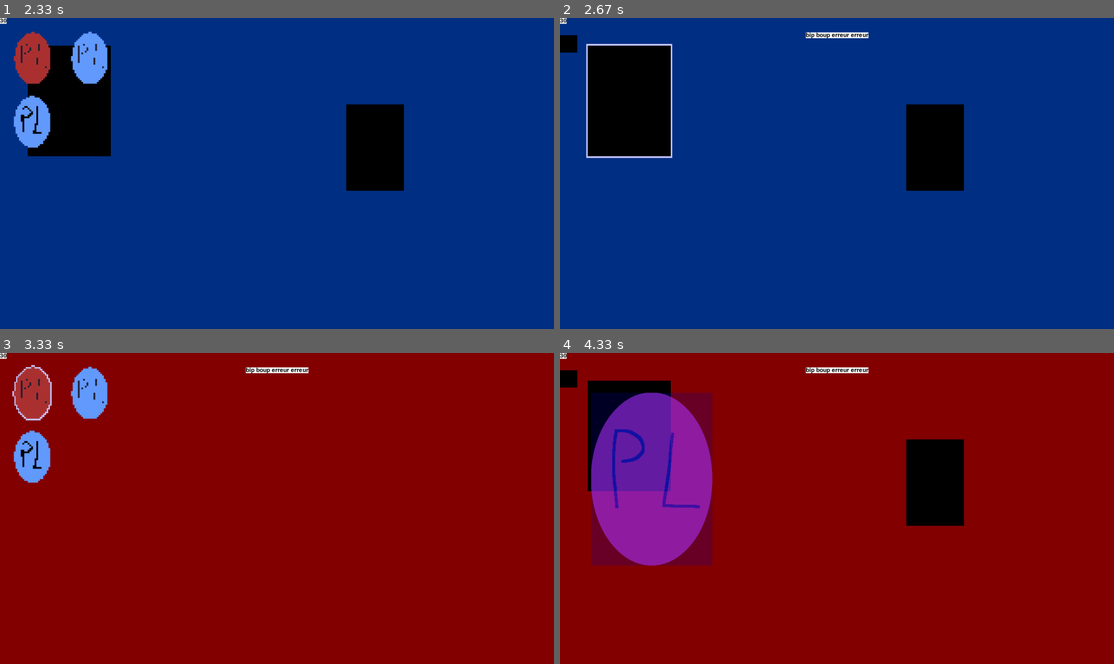
Above: before the commit, frames 1-4 (two rows, left to right).
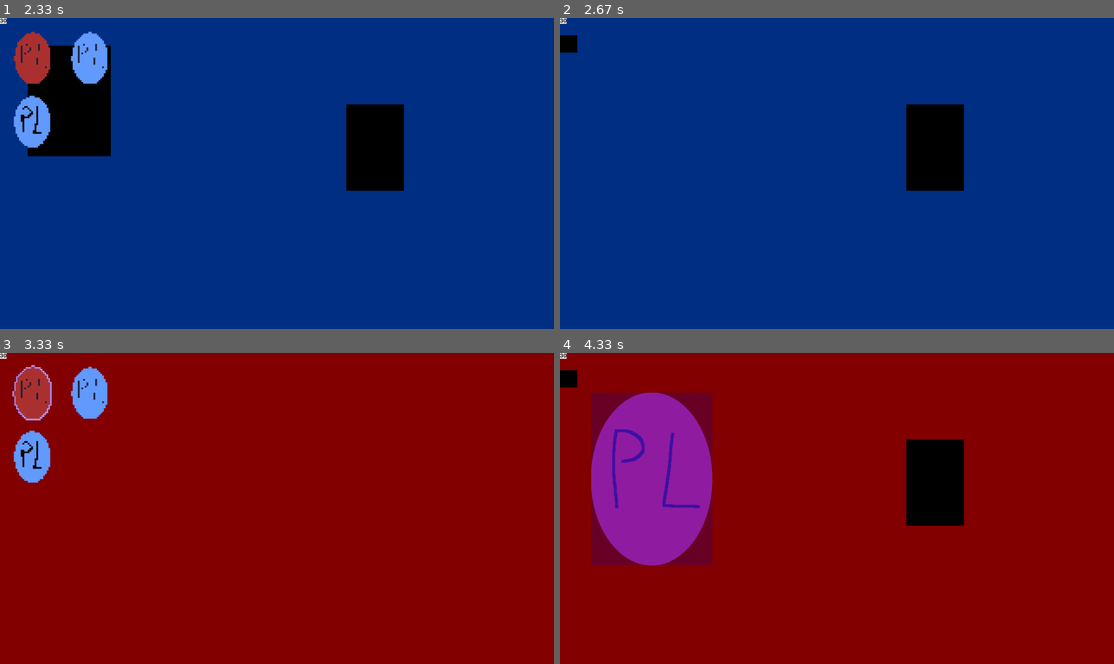
Above: after the commit, the same moments.

Repository: PouchyCorp/TrophNSI
Game: pygame game, started from sources/main.py
The game is run twice, just before and just after one commit, with the same random seed, the same clock (stepped at 60 frames per second) and the same inputs.
Inputs (mouse positions are in pixels of both pictures, inside the frame that each line leads up to):
- Up to frame 1 (2.33 s): click (349, 192) at 0.38 s; hold Backspace 0.67-1.13 s; hold Up 0.67-1.13 s; tap Space at 0.73, 1.03, 2.07 s; click (282, 195) at 1.22 s; hold Down from 2 s (still down)
- Up to frame 2 (2.67 s): tap Space at 2.37 s; release Down at 2.47 s; click (626, 101) at 2.55 s
- Up to frame 3 (3.33 s): hold Up 2.83-3.2 s; tap Space at 2.9 s; click (33, 393) at 3.28 s
- Up to frame 4 (4.33 s): hold Down 3.57-3.93 s; tap Space at 3.63, 4.03 s; hold Up 3.97-4.27 s; hold Down from 4.3 s (still down)

Frame 1 is identical in both runs. In frame 2, 6.0% of the frame differs, in the area x 4-56%, y 4-46%; in frame 3, 0.3%; in frame 4, 5.6%.

Commit message:
destruction mode premisse

Diff:
--- a/sources/main.py
+++ b/sources/main.py
@@ -13,7 +13,7 @@
 from objects.placeable import Placeable
 from objects.inventory import Inventory
 from objects.coord import Coord
-from objects.build_mode import Build_mode
+from objects.build_mode import Build_mode, Destruction_mode
 
 '''
 def draw_grid():
@@ -44,7 +44,8 @@
     inventory.inv.append(Placeable('6545dqw231',Coord(1,(121,50)), sprite.P2))
     inventory.inv.append(Placeable('6gqeeqd4231',Coord(1,(121,50)), sprite.P3))
 
-    build_mode : Build_mode = Build_mode(Placeable('R1_stairs', Coord(1,(1000,300)), pg.transform.scale_by(pg.image.load("data/p3.png"),6)))
+    build_mode : Build_mode = Build_mode()
+    destruction_mode : Destruction_mode = Destruction_mode()
     #build_mode.in_build_mode = True
 
     while True:
@@ -54,11 +55,8 @@
 
         for placeable in current_room.placed:
             if placeable.rect.collidepoint(mouse_pos.xy):
-                placeable.draw_outline(WIN)
-                pg.mouse.set_cursor(pg.SYSTEM_CURSOR_HAND)
-            else:
-                #to optimize if needed
-                pg.mouse.set_cursor(pg.SYSTEM_CURSOR_ARROW)
+                color = (150,150,255) if not destruction_mode.in_destruction_mode else (255,0,0)
+                placeable.draw_outline(WIN, color)
 
         events = pg.event.get()
         keys = pg.key.get_pressed()
@@ -72,6 +70,8 @@
                 match event.key:
                     case pg.K_SPACE:
                         inventory.toggle()
+                    case pg.K_BACKSPACE:
+                        destruction_mode.toggle()
                     case pg.K_UP:
                         current_room = eval('R'+str(current_room.num+1))
                     case pg.K_DOWN:
@@ -93,8 +93,14 @@
                         inventory.is_open = False
                         build_mode.in_build_mode = True
 
+                #to improve
+                if destruction_mode.in_destruction_mode:
+                    for placeable in current_room.placed:
+                        if placeable.rect.collidepoint(mouse_pos.x, mouse_pos.y):
+                            destruction_mode.remove_from_room(placeable, current_room)
+
                 for placeable in current_room.placed:
-                    if placeable.rect.collidepoint(mouse_pos.x, mouse_pos.y) and not (build_mode.in_build_mode or inventory.is_open):
+                    if placeable.rect.collidepoint(mouse_pos.x, mouse_pos.y) and not (build_mode.in_build_mode or inventory.is_open or destruction_mode.in_destruction_mode):
                         match placeable.name:
                             case 'R1_stairs':
                                 current_room = R2
--- a/sources/objects/build_mode.py
+++ b/sources/objects/build_mode.py
@@ -4,8 +4,8 @@
 from pygame import Surface, BLEND_RGBA_ADD
 
 class Build_mode():
-    def __init__(self, selected_placeable) -> None:
-        self.selected_placeable : Placeable = selected_placeable
+    def __init__(self) -> None:
+        self.selected_placeable : Placeable = None
         self.in_build_mode : bool = False
 
 
@@ -27,3 +27,15 @@
         self.selected_placeable.placed = True
         self.in_build_mode = False
         return self.selected_placeable
+
+class Destruction_mode():
+    def __init__(self) -> None:
+        self.in_destruction_mode : bool = False
+
+    def remove_from_room(self, placeable : Placeable, room : Room):
+        """removes the placeable in the room"""
+        placeable.placed = False
+        room.placed.remove(placeable)
+
+    def toggle(self):
+        self.in_destruction_mode = not self.in_destruction_mode
--- a/sources/objects/coord.py
+++ b/sources/objects/coord.py
@@ -1,7 +1,7 @@
 class Coord:
-    def __init__(self, room : int, xy : tuple[int]) -> None:
+    def __init__(self, room_num : int, xy : tuple[int]) -> None:
         '''coordinate system for all objects'''
-        self.room = room
+        self.room_num = room_num
         self.xy = xy
         self.x, self.y = xy
         self.__pixelSize = 6
--- a/sources/objects/inventory.py
+++ b/sources/objects/inventory.py
@@ -49,10 +49,10 @@
             thumbnail_rect.y = 50+(220*(ind//2))
 
             #create placeable
-            thumbnail_placeable = Placeable(obj.name, Coord(obj.coord.room, thumbnail_rect.topleft), thumbnail_surf)
+            thumbnail_placeable = Placeable(obj.name, Coord(obj.coord.room_num, thumbnail_rect.topleft), thumbnail_surf)
             thumbnail_placeable.pixelise()
 
-            print(thumbnail_placeable)
+            #print(thumbnail_placeable)
 
             #update list
             self.showed_objects[ind] = thumbnail_placeable
@@ -81,7 +81,7 @@
     def mouse_highlight(self, win : Surface, mouse_pos : Coord):
         for placeable in self.showed_objects:
             if placeable.rect.collidepoint(mouse_pos.xy):
-                placeable.draw_outline(win)
+                placeable.draw_outline(win,(150,150,255))
 
 
     def select_item(self, mouse_pos : Coord) -> str | None:
--- a/sources/objects/placeable.py
+++ b/sources/objects/placeable.py
@@ -22,11 +22,11 @@
     def draw(self,win):
         win.blit(self.surf, self.rect)
 
-    def draw_outline(self, win):
+    def draw_outline(self, win : Surface, color : tuple):
         mask = self.surf.copy()
         mask = transform.scale(mask, (self.rect.width + 10, self.rect.height + 12))
         mask_rect = mask.get_rect(center=self.rect.center)
-        mask.fill((200,200,255,0),special_flags=BLEND_RGBA_MAX)
+        mask.fill(color+tuple([0]),special_flags=BLEND_RGBA_MAX)
         win.blit(mask, mask_rect)
 
     def move(self, coord : Coord):
--- a/sources/objects/room.py
+++ b/sources/objects/room.py
@@ -13,7 +13,14 @@
     def in_blacklist(self, plcbl : Placeable) -> bool:
         return (plcbl in self.blacklist)
 
+    """
+    def check_coords(self, placeable : Placeable):
+        '''removes object if it's room number doesn't match with the room'''
+        if placeable.coord.room_num != self.num:
+            self.placed.remove(placeable)
+    """
     def draw_placed(self, win):
+        #map(self.check_coords, self.placed)
         win.blits([(placeable.surf, placeable.coord.xy) for placeable in self.placed])
 
 # tests
